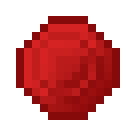
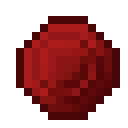
Two versions of the same layered image (128×128). Layer-by-layer changes:
added layer "2" above "old5" over [16, 16, 120, 120]
renamed "Visible #6" to "old5", hid it over [16, 16, 120, 120]
